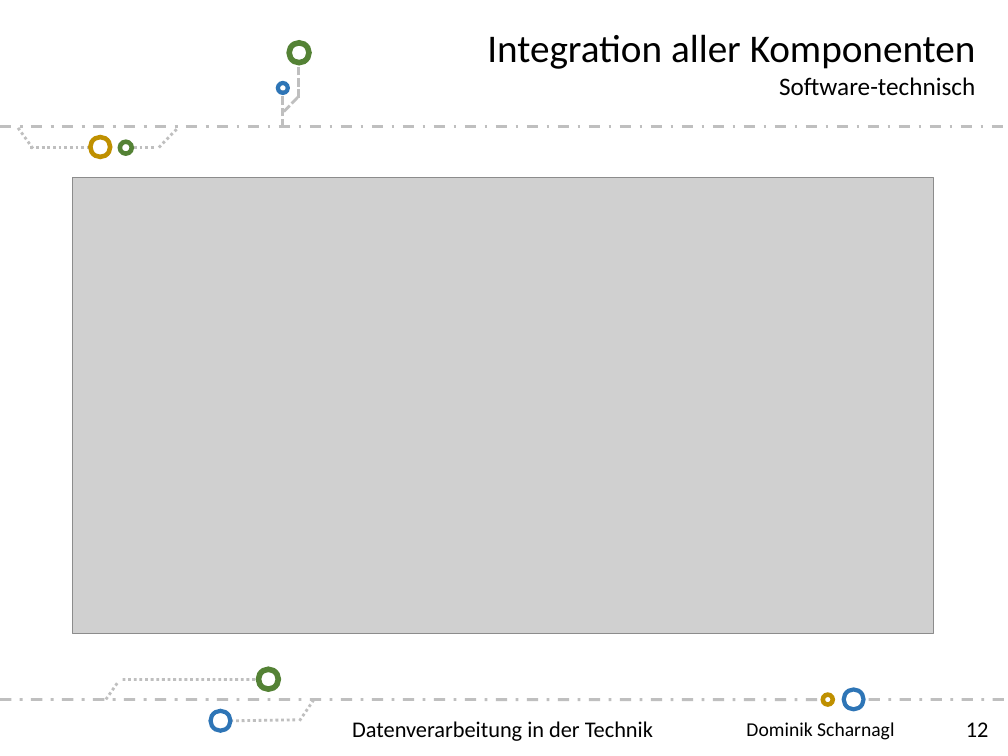
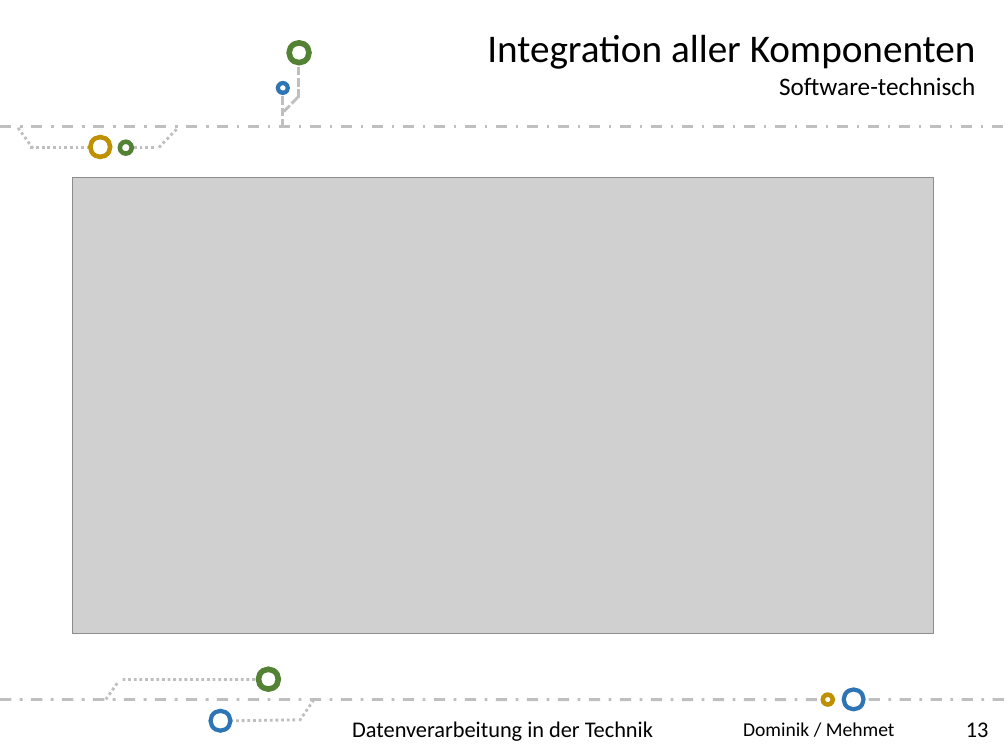
Before and after one commit to scd42636/DT_WS1718_02_StarCar, a slide deck: slide 13 of dokumentation/scd42636/Dominik-Scharnagl.pptx (slide 12 before the commit). Drawn at 1008x756 pixels with LibreOffice and Linux fonts; fonts in the diff are those of the drawing; grey boxes stand for pictures; background and template pictures are left out. Boxes give left, top, right and bottom in pixels: in the first picture for what was removed or moved away, otherwise in the second. Text is boxed around its words. In the diff, an @@ line names an element or a change of style, - is before the commit and + after.

```diff
--- a/dokumentation/scd42636/Dominik-Scharnagl.pptx
+++ b/dokumentation/scd42636/Dominik-Scharnagl.pptx
@@ text at bbox=[743, 722, 895, 736]: text changed @@
-Dominik Scharnagl
+Dominik / Mehmet
@@ page number at bbox=[966, 722, 989, 737]: text changed @@
-12
+13
```
Also in this commit, not shown: 10 other slides changed, 2 slides added, 1 slide removed.
